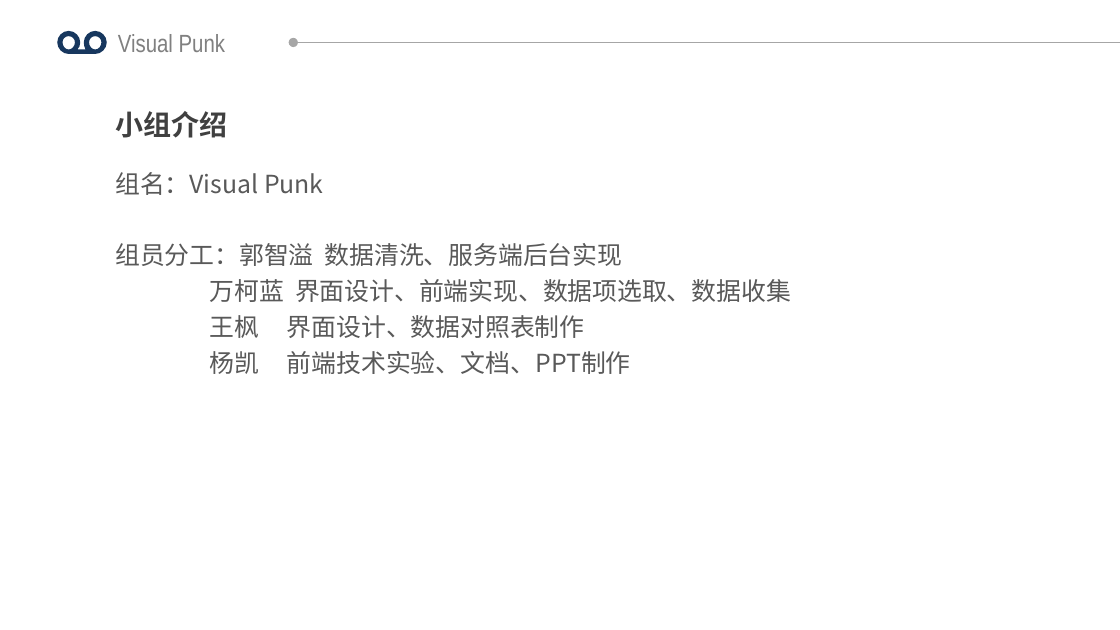
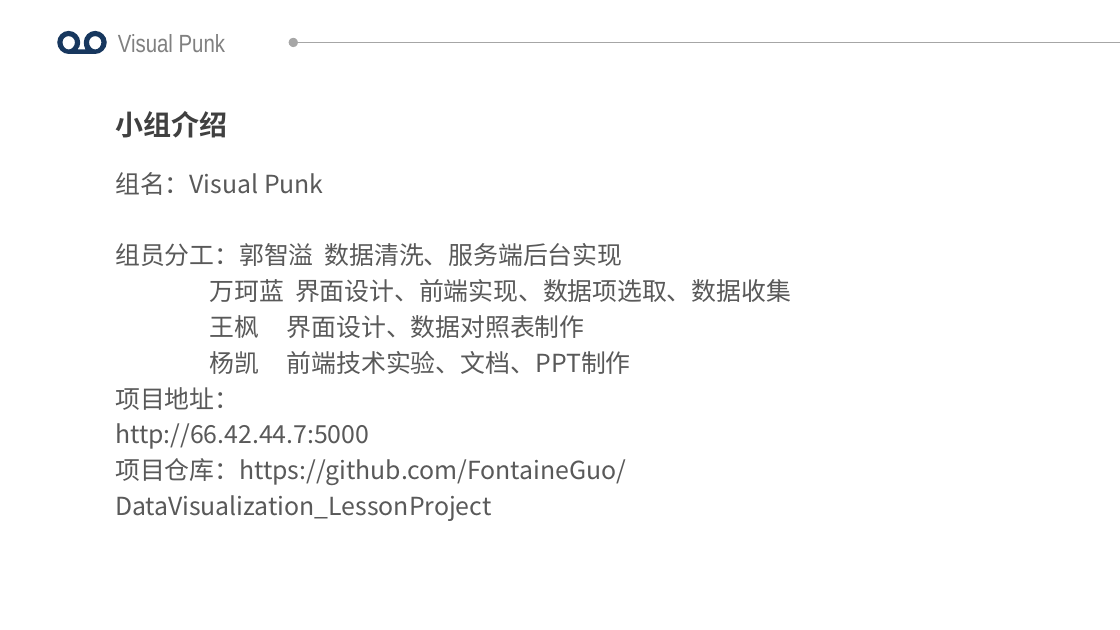
Before and after one commit to FontaineGuo/DataVisualization_LessonProject, a slide deck: slide 2 of Documents/PPT内容/visualPunk-ppt.pptx. Drawn at 1120x630 pixels with LibreOffice and Linux fonts; fonts in the diff are those of the drawing. Boxes give left, top, right and bottom in pixels: in the first picture for what was removed or moved away, otherwise in the second. Text is boxed around its words. In the diff, an @@ line names an element or a change of style, - is before the commit and + after.

```diff
--- a/Documents/PPT内容/visualPunk-ppt.pptx
+++ b/Documents/PPT内容/visualPunk-ppt.pptx
@@ text at <box>210,279,791,302</box>: text changed @@
-万柯蓝 界面设计、前端实现、数据项选取、数据收集
+万珂蓝 界面设计、前端实现、数据项选取、数据收集
@@ text at <box>115,387,626,521</box>: paragraphs added @@
+项目地址：
+http://66.42.44.7:5000
+项目仓库：https://github.com/FontaineGuo/DataVisualization_LessonProject
```
Also in this commit, not shown: 2 other slides changed.
